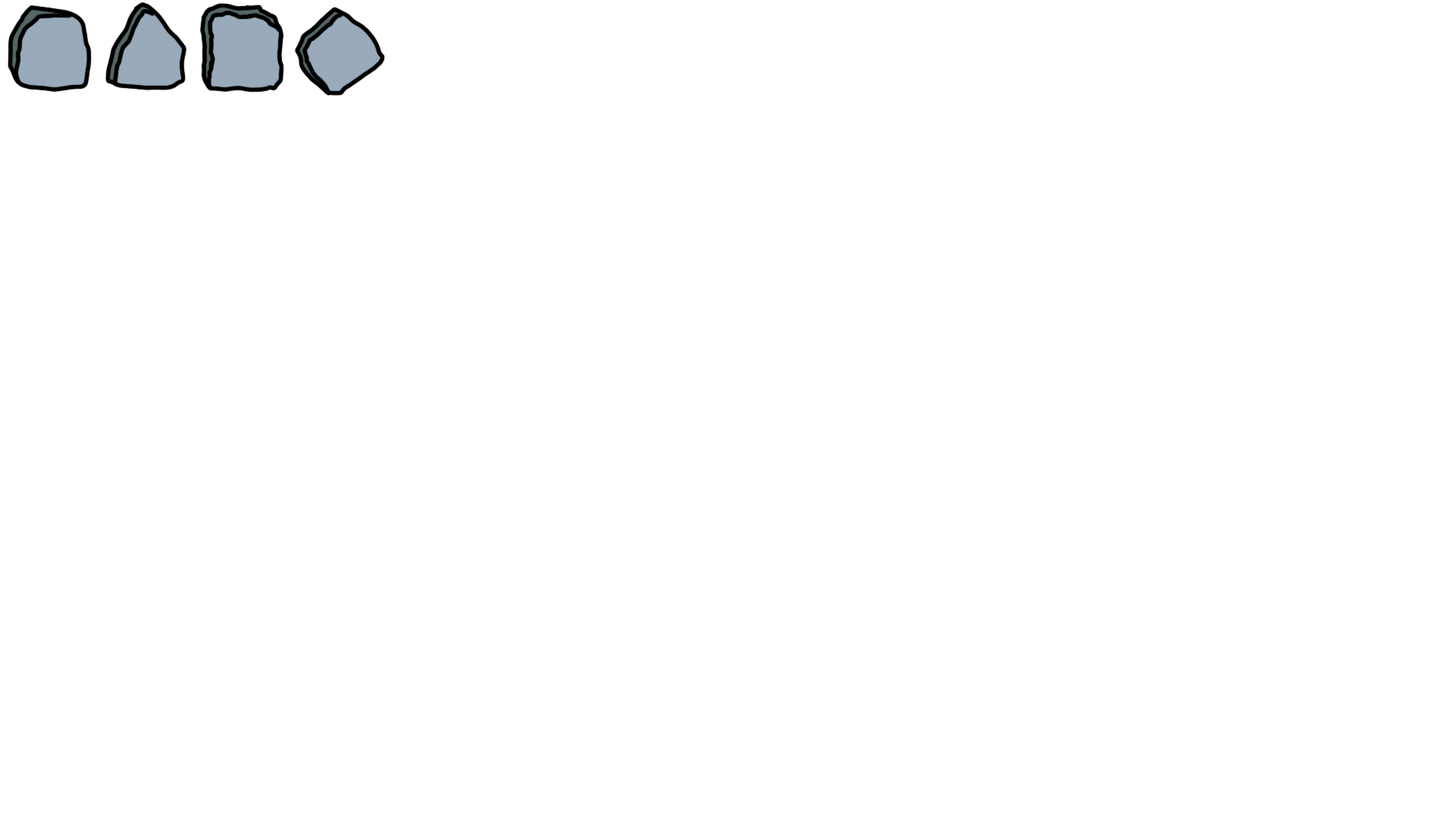
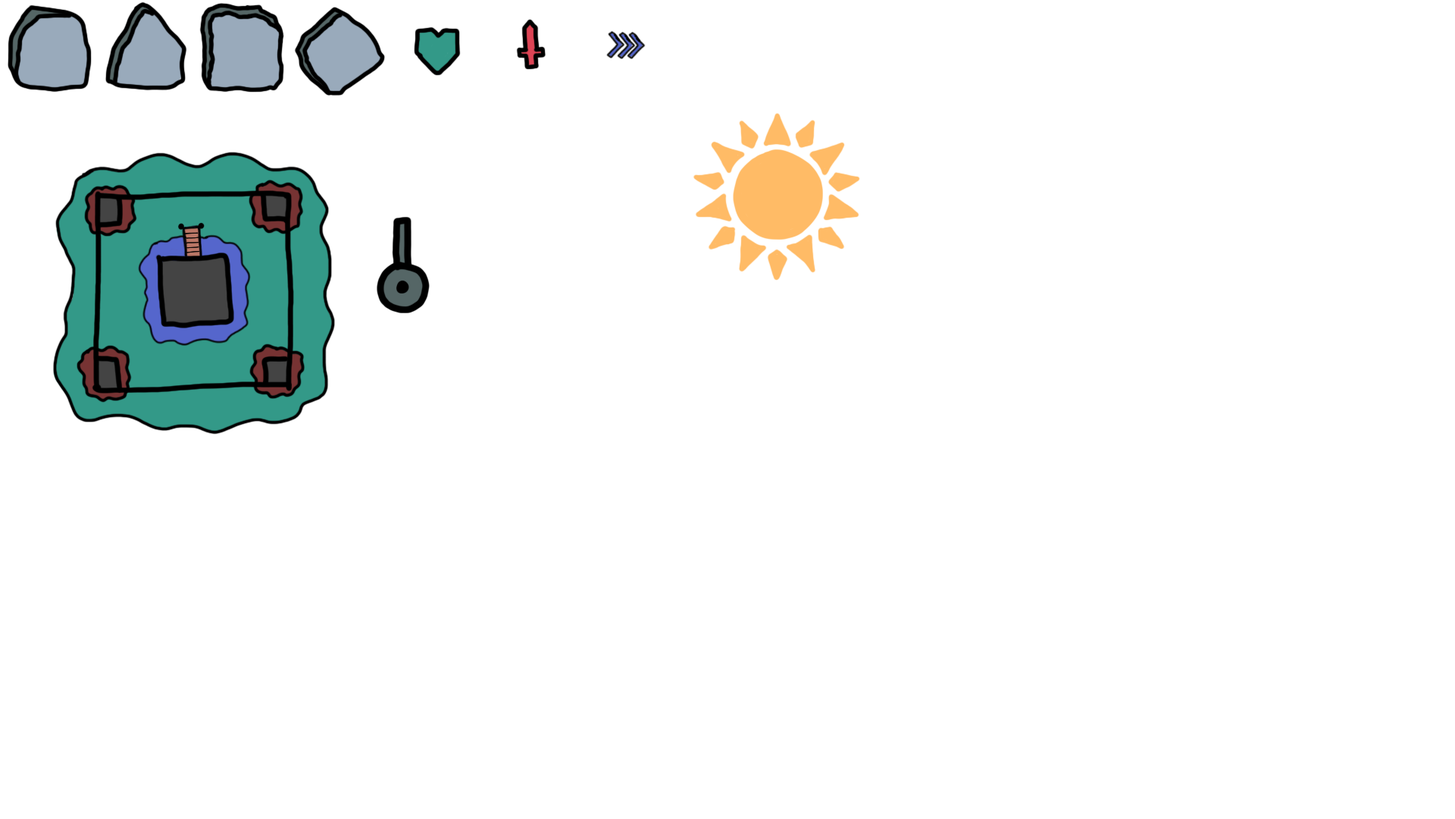
Two versions of the same layered image (1455×819). Layer-by-layer changes:
renamed "Layer 1" to "Outline", painted on it over [52, 18, 861, 435]
added layer "Layer 1" above "Color" over [414, 29, 460, 76]
renamed "Layer 3" to "Color", painted on it over [52, 18, 646, 433]
